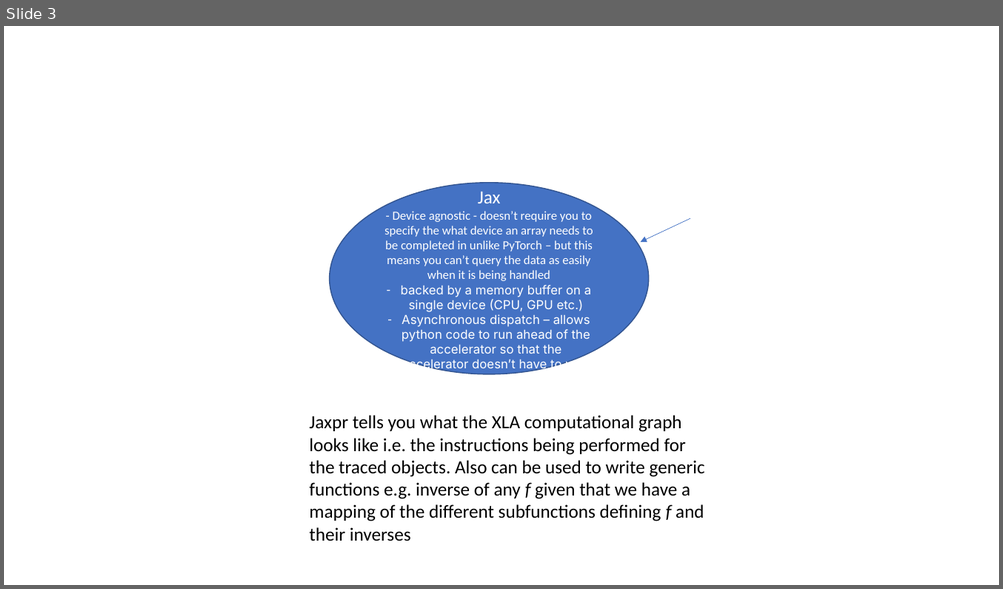
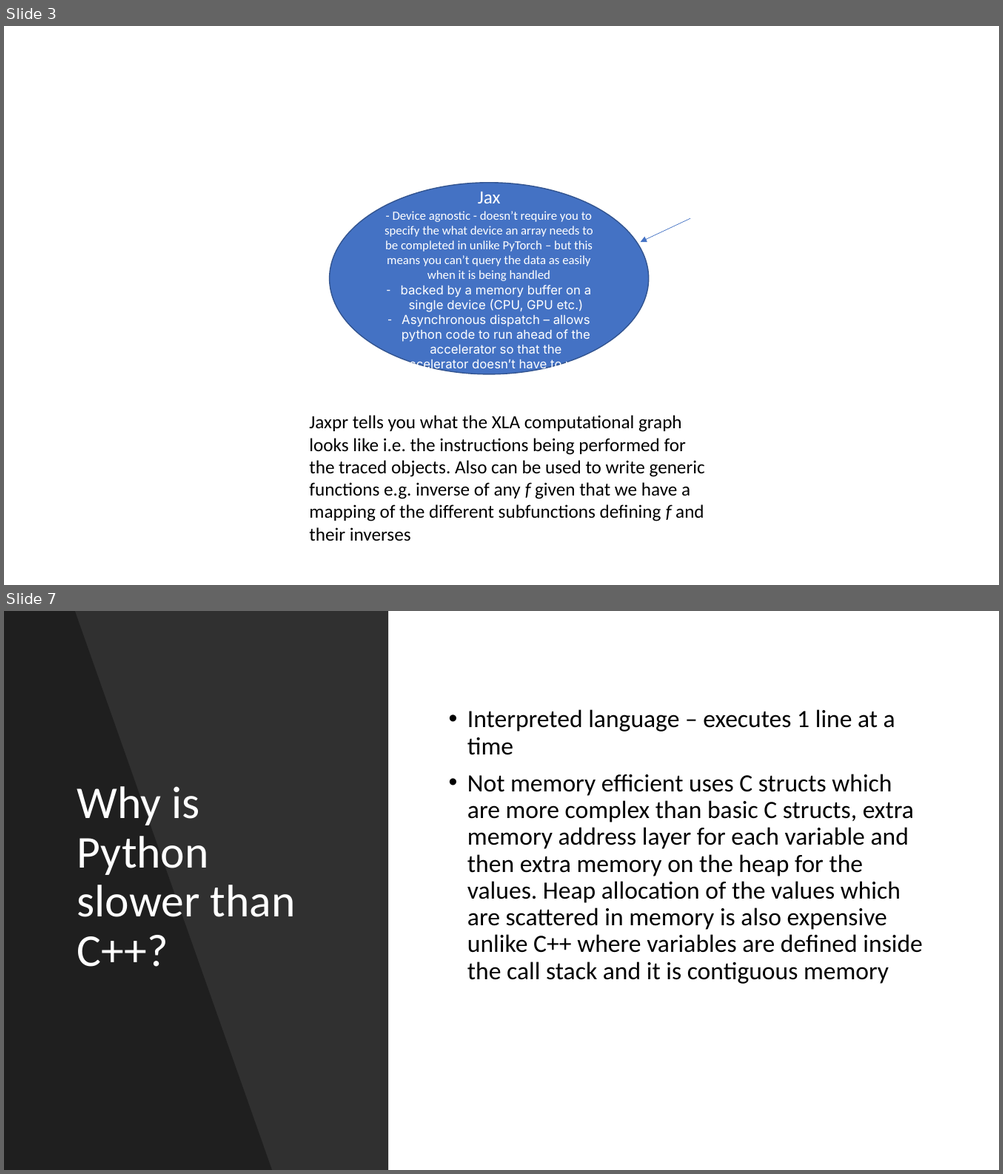
Before and after one commit to francisa6/Leetcode, a slide deck: Leetcode_Topics.pptx. Shown one above the other, each under a label of ours: slide 3 before the commit, slides 3 and 7 after it; the slides between them are not shown. The pictures are 1003x589 and 1003x1174 pixels, drawn with LibreOffice and Linux fonts; fonts in the diff are those of the drawing. Boxes give left, top, right and bottom in pixels: in the first picture for what was removed or moved away, otherwise in the second. Text is boxed around its words. In the diff, an @@ line names an element or a change of style, - is before the commit and + after.

```diff
--- a/Leetcode_Topics.pptx
+++ b/Leetcode_Topics.pptx
@@ slide 7 added at (4, 611, 999, 1170), background #FFFFFF @@
@@ rectangle added at (4, 611, 388, 1170), fill #000000 at 81% opacity @@
@@ freeform shape added at (4, 611, 272, 1170), fill #000000 at 35% opacity @@
@@ text added at (467, 709, 922, 984), 24 pt, text #000000 @@
+• Interpreted language – executes 1 line at a time
+• Not memory efficient uses C structs which are more complex than basic C structs, extra memory address layer for each variable and then extra memory on the heap for the values. Heap allocation of the values which are scattered in memory is also expensive unlike C++ where variables are defined inside the call stack and it is contiguous memory
@@ title added at (77, 786, 296, 967), 44 pt, text #FFFFFF @@
+Why is Python slower than C++?
```
Also in this commit, not shown: 25 other slides added, 45 other files.
